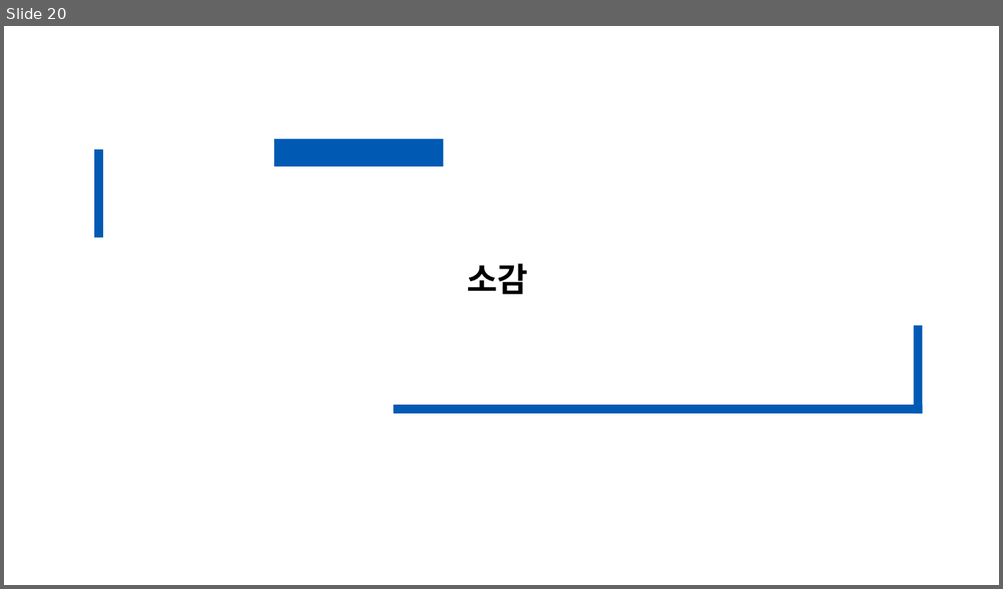
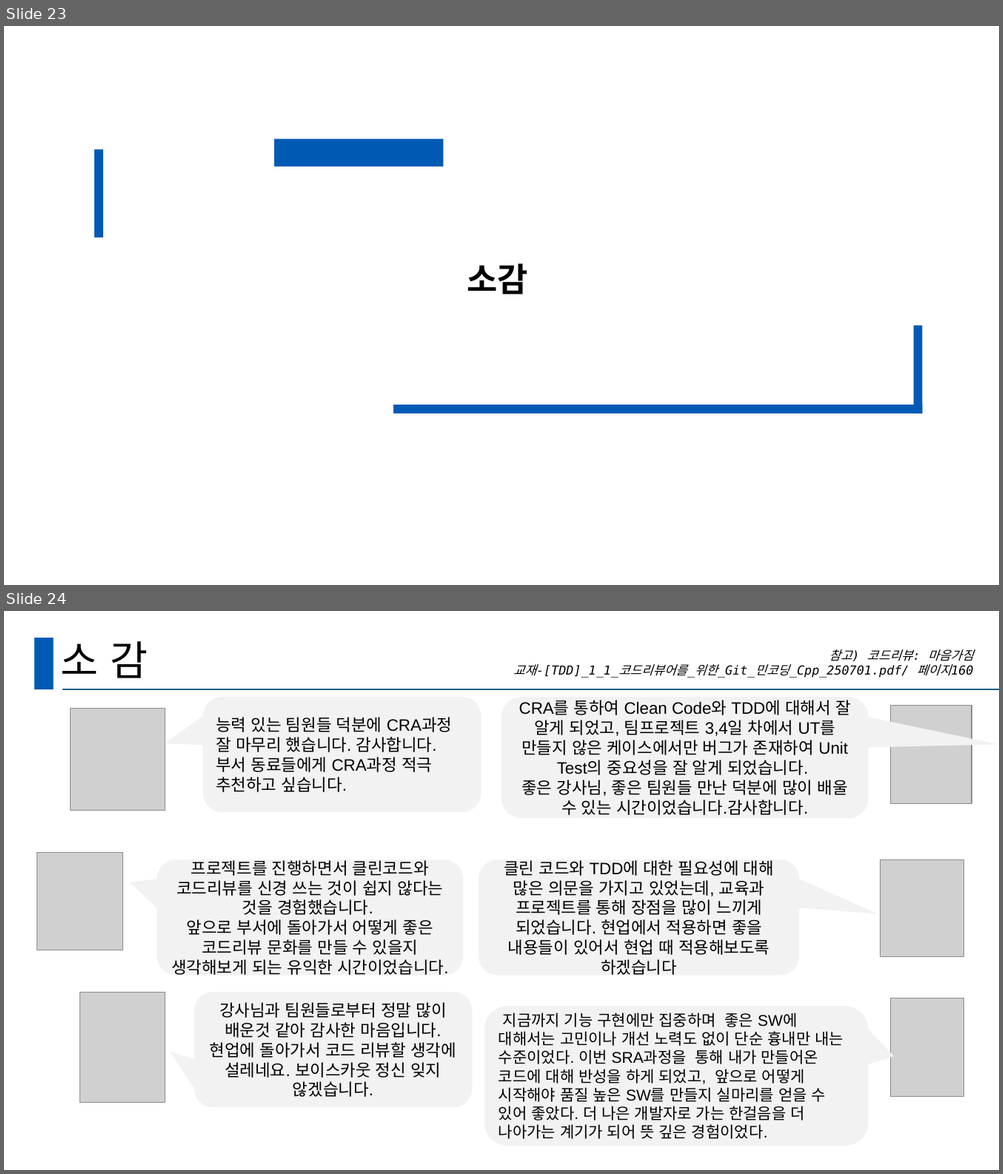
Before and after one commit to ehju/SSD_Project_BOYSCOUT, a slide deck: BOYSCOUT_PT.pptx. Shown one above the other, each under a label of ours: slide 20 before the commit, slides 23 and 24 after it. The pictures are 1003x589 and 1003x1174 pixels, drawn with LibreOffice and Linux fonts; fonts in the diff are those of the drawing; grey boxes stand for pictures. Boxes give left, top, right and bottom in pixels: in the first picture for what was removed or moved away, otherwise in the second. Text is boxed around its words. In the diff, an @@ line names an element or a change of style, - is before the commit and + after.

```diff
--- a/BOYSCOUT_PT.pptx
+++ b/BOYSCOUT_PT.pptx
@@ slide 24 added at (4, 611, 999, 1170), background #FFFFFF @@
@@ rectangle added at (34, 638, 54, 689), fill #005AB4 @@
@@ title added at (61, 641, 148, 678), 39.6 pt, text #000000 @@
+소 감
@@ text added at (513, 649, 973, 678), 12 pt, text #000000, italic @@
+참고) 코드리뷰: 마음가짐
+교재-[TDD]_1_1_코드리뷰어를_위한_Git_민코딩_Cpp_250701.pdf/ 페이지160
@@ line added from (63, 689) to (999, 689), #156082 1.5 pt @@
@@ rounded speech box added at (203, 697, 481, 812), fill #F2F2F2, 16 pt, text #000000 @@
+능력 있는 팀원들 덕분에 CRA과정 잘 마무리 했습니다. 감사합니다. 부서 동료들에게 CRA과정 적극 추천하고 싶습니다.
@@ rounded speech box added at (502, 697, 868, 818), fill #F2F2F2, 16 pt, text #000000 @@
+CRA를 통하여 Clean Code와 TDD에 대해서 잘 알게 되었고, 팀프로젝트 3,4일 차에서 UT를 만들지 않은 케이스에서만 버그가 존재하여 Unit Test의 중요성을 잘 알게 되었습니다.
+좋은 강사님, 좋은 팀원들 만난 덕분에 많이 배울 수 있는 시간이었습니다.감사합니다.
@@ picture added at (71, 708, 165, 811) @@
@@ picture added at (891, 705, 971, 803) @@
@@ picture added at (37, 853, 122, 951) @@
@@ rounded speech box added at (157, 860, 464, 976), fill #F2F2F2, 16 pt, text #000000 @@
+프로젝트를 진행하면서 클린코드와 코드리뷰를 신경 쓰는 것이 쉽지 않다는 것을 경험했습니다.
+앞으로 부서에 돌아가서 어떻게 좋은 코드리뷰 문화를 만들 수 있을지 생각해보게 되는 유익한 시간이었습니다.
@@ rounded speech box added at (478, 860, 800, 976), fill #F2F2F2, 16 pt, text #000000 @@
+클린 코드와 TDD에 대한 필요성에 대해 많은 의문을 가지고 있었는데, 교육과 프로젝트를 통해 장점을 많이 느끼게 되었습니다. 현업에서 적용하면 좋을 내용들이 있어서 현업 때 적용해보도록 하겠습니다
@@ picture added at (880, 860, 964, 957) @@
@@ picture added at (80, 992, 166, 1103) @@
@@ rounded speech box added at (194, 992, 472, 1108), fill #F2F2F2, 16 pt, text #000000 @@
+강사님과 팀원들로부터 정말 많이 배운것 같아 감사한 마음입니다. 현업에 돌아가서 코드 리뷰할 생각에 설레네요. 보이스카웃 정신 잊지 않겠습니다.
@@ rounded speech box added at (484, 1006, 868, 1147), fill #F2F2F2, 15 pt, text #000000 @@
+지금까지 기능 구현에만 집중하며 좋은 SW에 대해서는 고민이나 개선 노력도 없이 단순 흉내만 내는 수준이었다. 이번 SRA과정을 통해 내가 만들어온 코드에 대해 반성을 하게 되었고, 앞으로 어떻게 시작해야 품질 높은 SW를 만들지 실마리를 얻을 수 있어 좋았다. 더 나은 개발자로 가는 한걸음을 더 나아가는 계기가 되어 뜻 깊은 경험이었다.
@@ picture added at (891, 999, 964, 1096) @@
@@ what was slide 20 is now slide 23 @@
```
Also in this commit, not shown: 10 slides changed, 10 other slides added, 8 slides removed.
